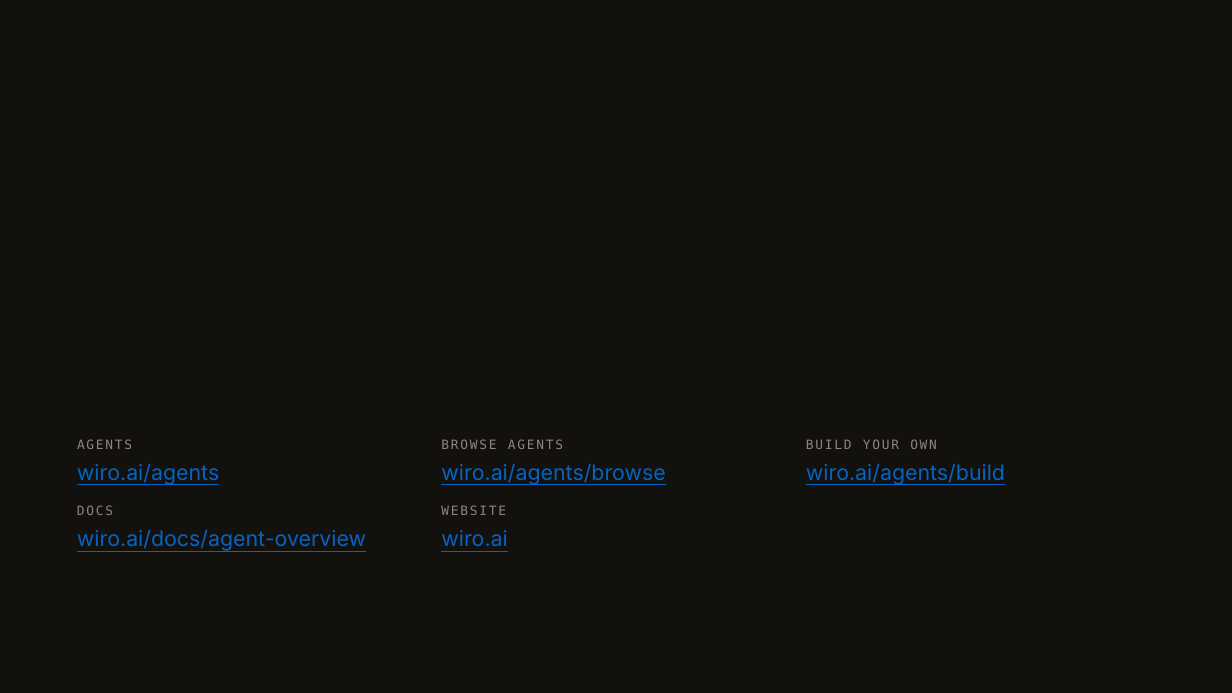
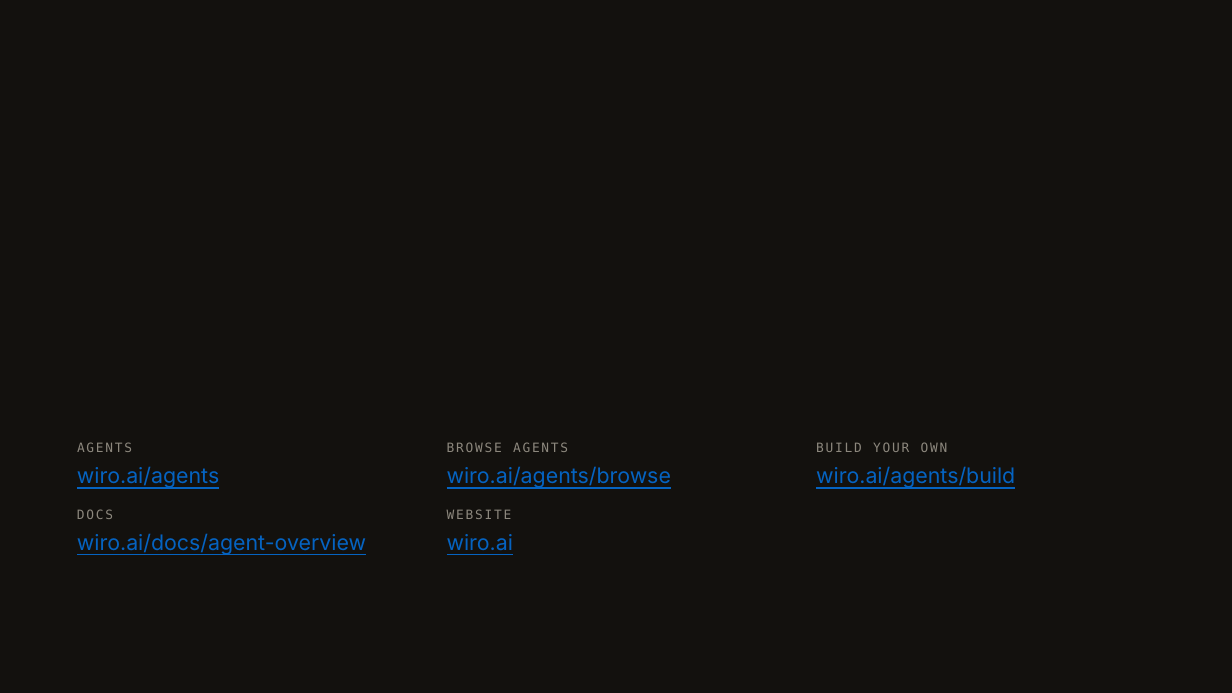
Before and after one commit to wiroai/wiroai.github.io, a slide deck: slide 5 of tmp/wiro-agents-slidescom.pptx. Drawn at 1232x693 pixels with LibreOffice and Linux fonts; fonts in the diff are those of the drawing; background and template pictures are left out. Boxes give left, top, right and bottom in pixels: in the first picture for what was removed or moved away, otherwise in the second. Text is boxed around its words. In the diff, an @@ line names an element or a change of style, - is before the commit and + after.

Commit message:
tmp: re-aligned wiro-agents deck for slides.com import

```diff
--- a/tmp/wiro-agents-slidescom.pptx
+++ b/tmp/wiro-agents-slidescom.pptx
@@ text "BUILD YOUR OWN": place and size @@
-text "BUILD YOUR OWN" at <box>806,439,937,449</box>
+text "BUILD YOUR OWN" at <box>816,442,948,452</box>
@@ 3 texts: place and size @@
-3 texts at <box>77,463,366,552</box>
+3 texts at <box>77,466,366,555</box>
@@ text "wiro.ai/agents/build": place and size @@
-text "wiro.ai/agents/build" at <box>806,463,1005,485</box>
+text "wiro.ai/agents/build" at <box>816,466,1015,489</box>
@@ 4 texts: place and size @@
-4 texts at <box>441,439,665,552</box>
+4 texts at <box>447,442,671,555</box>
```
Also in this commit, not shown: 1 other slide changed.
